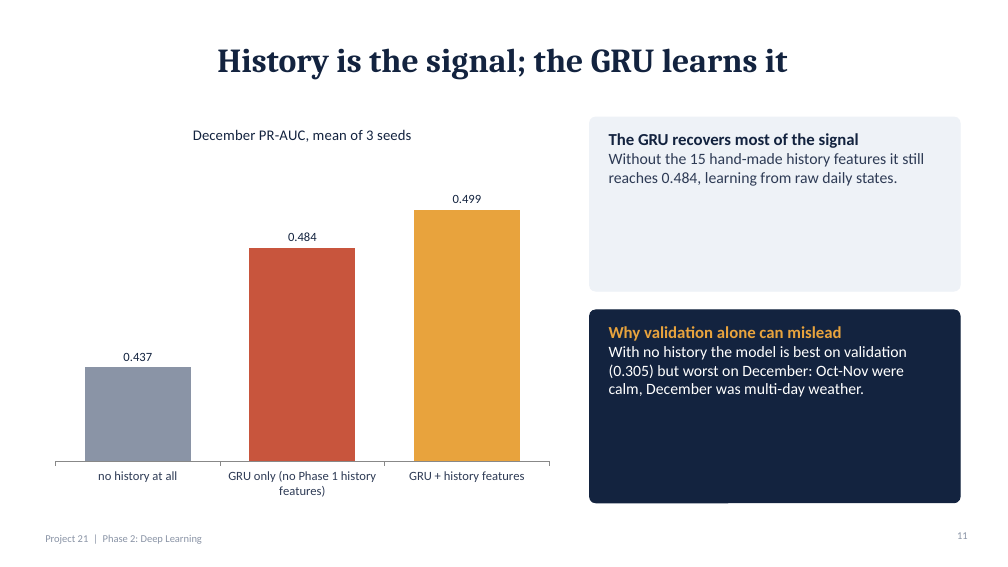
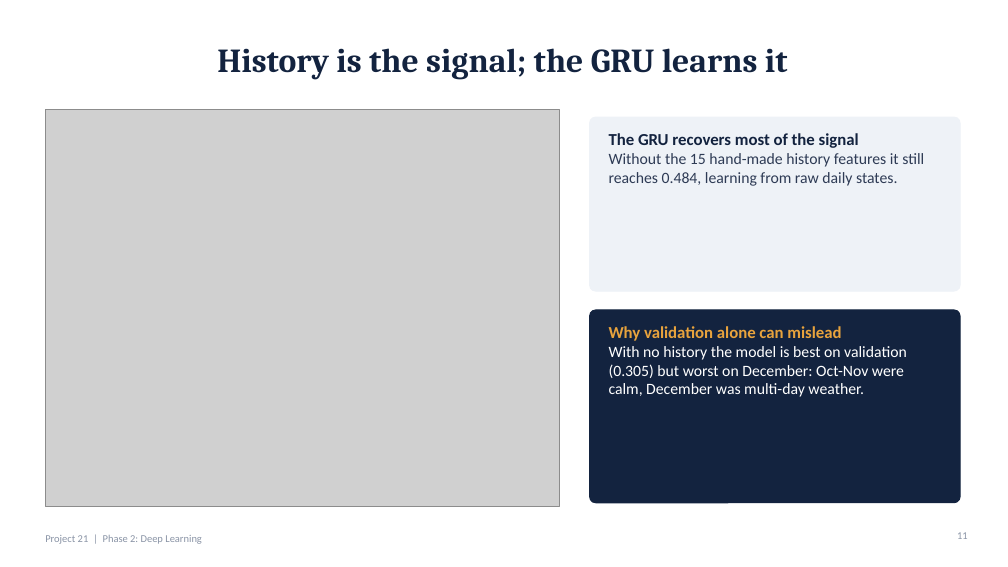
Before and after one commit to MohitSingh250/flight_delay, a slide deck: slide 11 of dl_phase2/slides/Flight_Delay_Phase2.pptx. Drawn at 1008x567 pixels with LibreOffice and Linux fonts; fonts in the diff are those of the drawing; grey boxes stand for pictures. Boxes give left, top, right and bottom in pixels: in the first picture for what was removed or moved away, otherwise in the second. Text is boxed around its words. In the diff, an @@ line names an element or a change of style, - is before the commit and + after.

```diff
--- a/dl_phase2/slides/Flight_Delay_Phase2.pptx
+++ b/dl_phase2/slides/Flight_Delay_Phase2.pptx
@@ column chart removed at box(45, 110, 560, 507) @@
-title "December PR-AUC, mean of 3 seeds"
-categories: no history at all, GRU only (no Phase 1 history features), GRU + history features
-Series 1: 0.437, 0.484, 0.499
@@ picture added at box(45, 110, 560, 507) @@
```
Also in this commit, not shown: 9 other slides changed, 1 other file.
